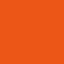
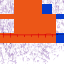
Comparing the layer stacks of the two 64 x 64 images. Changes:
added group "silver" with 8 layers above "base grime" over [0, 0, 64, 44]
moved "duct tape #1" into group "silver" over [0, 0, 64, 64]
added layer "shading" (overlay) in group "duct tape #1" over [0, 32, 64, 38]
renamed "duct tape hue" to "duct tape hue #1", painted on it over [0, 0, 64, 64]
added group "duct tape #2" with 4 layers in group "silver" over [0, 4, 64, 44]
added group "duct tape #2 main" with 2 layers in group "duct tape #2" over [0, 4, 64, 44]
added layer "shading #1" (overlay) in group "duct tape #2 main" over [3, 36, 52, 44]
added layer "duct tape hue #2" (overlay) in group "duct tape #2 main" over [0, 4, 64, 43]
